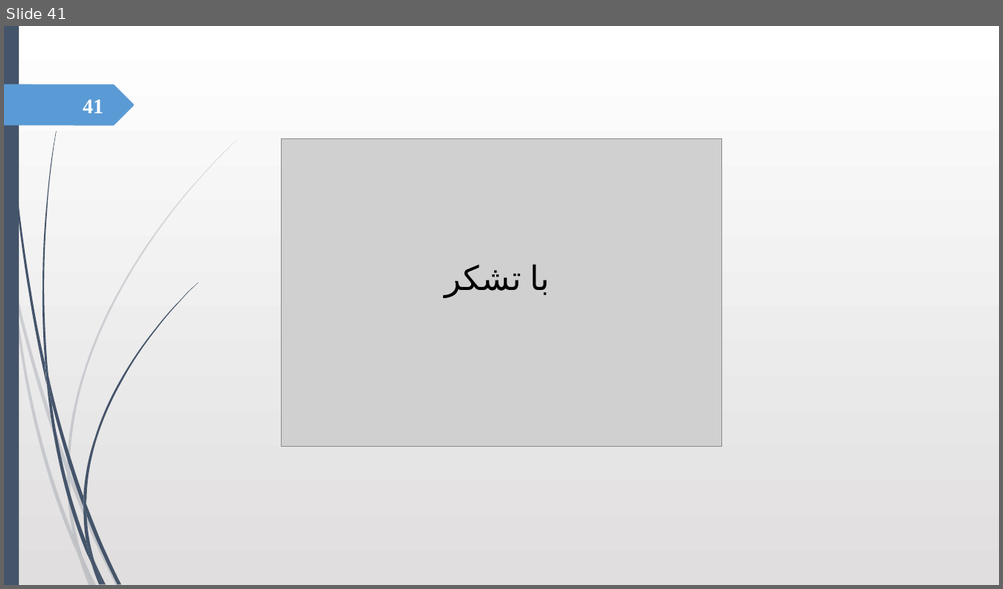
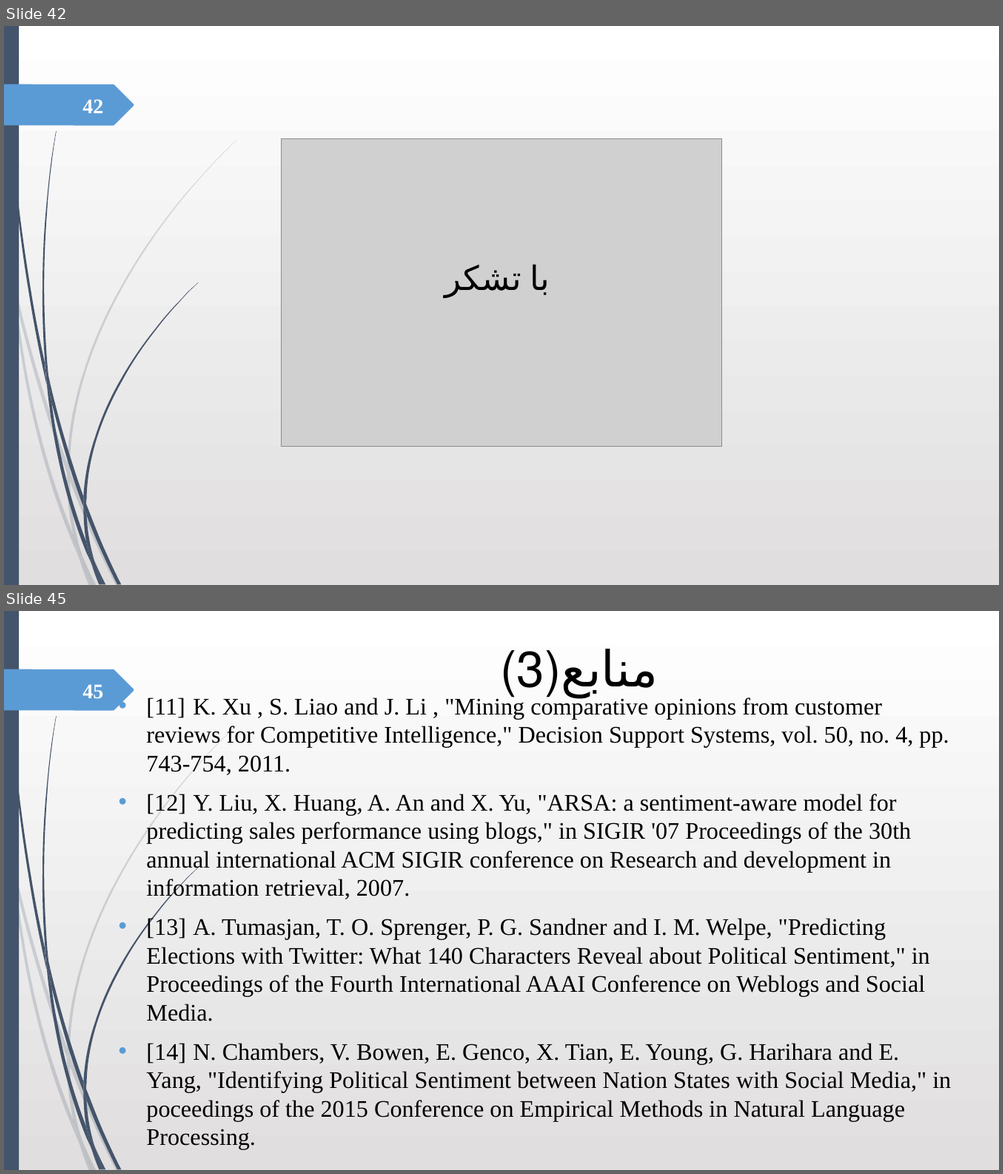
Before and after one commit to robati/speakerRecognition, a slide deck: OM.pptx. Shown one above the other, each under a label of ours: slide 41 before the commit, slides 42 and 45 after it; the slides between them are not shown. The pictures are 1003x589 and 1003x1174 pixels, drawn with LibreOffice and Linux fonts; fonts in the diff are those of the drawing; grey boxes stand for pictures. Boxes give left, top, right and bottom in pixels: in the first picture for what was removed or moved away, otherwise in the second. Text is boxed around its words. In the diff, an @@ line names an element or a change of style, - is before the commit and + after.

```diff
--- a/OM.pptx
+++ b/OM.pptx
@@ slide 45 added at (4, 611, 999, 1170), background gradient #FFFFFF to #E1DFDF; not listed: 24 template elements that a slide beside it also shows @@
@@ title added at (544, 649, 657, 701), 48 pt, text #000000 @@
+منابع(3)
@@ page number added at (82, 684, 103, 699), 20 pt, text #FFFFFF, bold @@
+45
@@ text added at (146, 696, 950, 1122), 23 pt, text #000000 @@
+• [11] K. Xu , S. Liao and J. Li , "Mining comparative opinions from customer reviews for Competitive Intelligence," Decision Support Systems, vol. 50, no. 4, pp. 743-754, 2011.
+• [12] Y. Liu, X. Huang, A. An and X. Yu, "ARSA: a sentiment-aware model for predicting sales performance using blogs," in SIGIR '07 Proceedings of the 30th annual international ACM SIGIR conference on Research and development in information retrieval, 2007.
+• [13] A. Tumasjan, T. O. Sprenger, P. G. Sandner and I. M. Welpe, "Predicting Elections with Twitter: What 140 Characters Reveal about Political Sentiment," in Proceedings of the Fourth International AAAI Conference on Weblogs and Social Media.
+• [14] N. Chambers, V. Bowen, E. Genco, X. Tian, E. Young, G. Harihara and E. Yang, "Identifying Political Sentiment between Nation States with Social Media," in poceedings of the 2015 Conference on Empirical Methods in Natural Language Processing.
@@ what was slide 41 is now slide 42 @@
@@ page number at (82, 99, 103, 113): text changed @@
-41
+42
```
Also in this commit, not shown: 6 slides changed, 3 other slides added, 1 slide removed.
